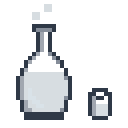
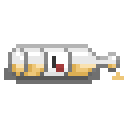
Layers edited between the first and the second 128px x 128px image:
removed layer "Lager 2" over [16, 24, 112, 120]
removed layer "Lager 3" (was 50%) over [20, 4, 108, 116]
added layer "Bottle" above "Glass" over [8, 44, 124, 80]
added layer "Glass" (40%) above "Shadow" over [12, 48, 116, 64]
added layer "Shadow" (85%) over [4, 68, 100, 84]
